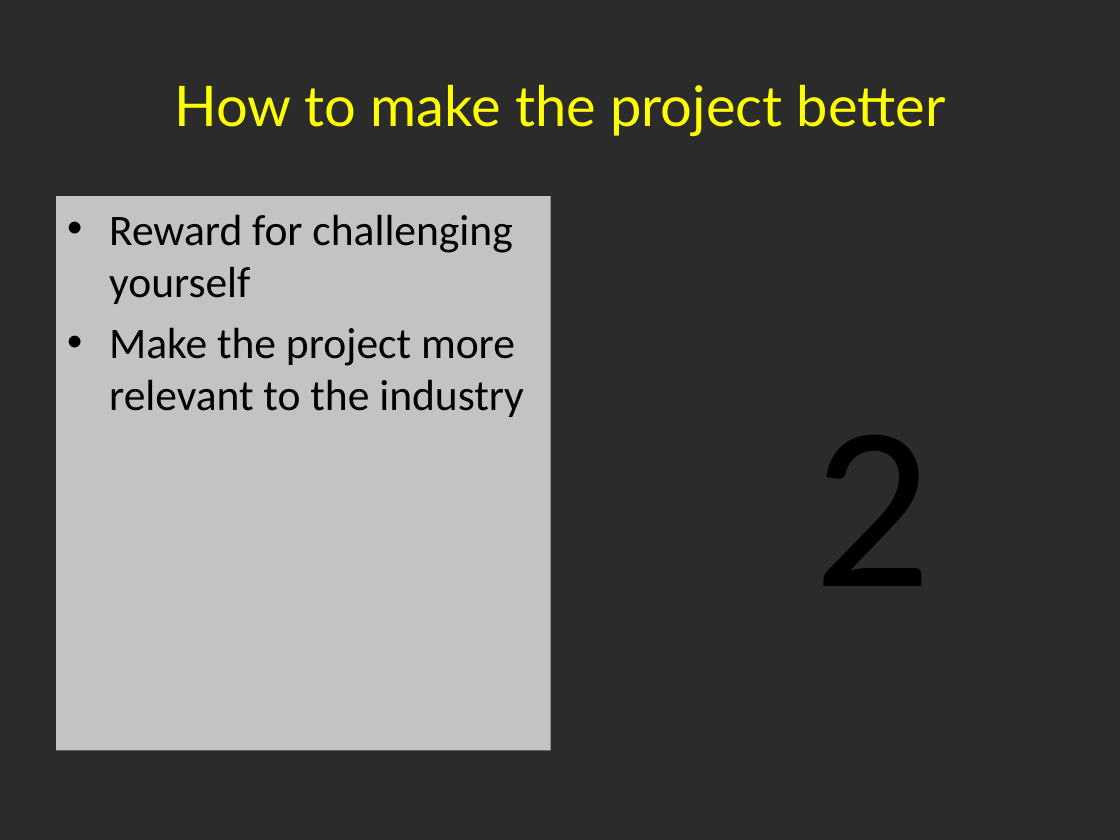
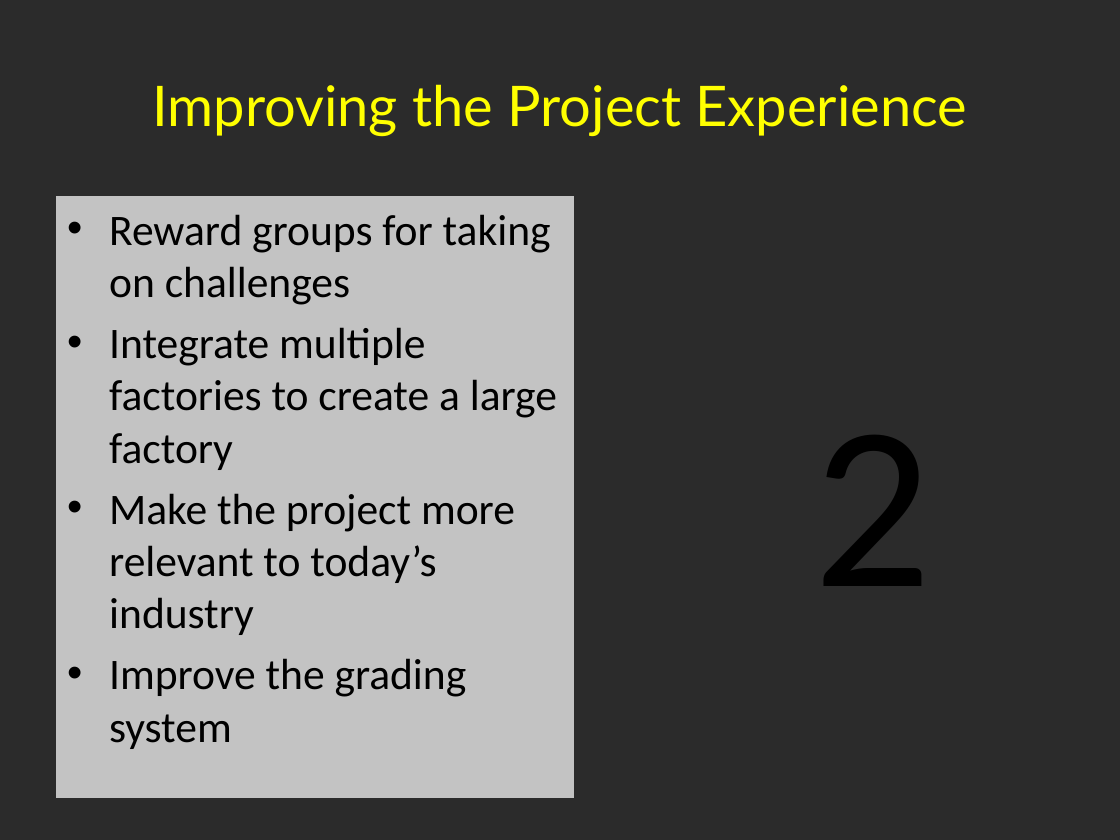
Before and after one commit to shalynnho/pokemonfactory, a slide deck: slide 8 of FactoryPresentation.pptx (slide 7 before the commit). Drawn at 1120x840 pixels with LibreOffice and Linux fonts; fonts in the diff are those of the drawing; background and template pictures are left out; a plain dark background stands for a picture behind light text. Boxes give left, top, right and bottom in pixels: in the first picture for what was removed or moved away, otherwise in the second. Text is boxed around its words. In the diff, an @@ line names an element or a change of style, - is before the commit and + after.

```diff
--- a/FactoryPresentation.pptx
+++ b/FactoryPresentation.pptx
@@ title at bbox=[152, 84, 968, 136]: text changed @@
-How to make the project better
+Improving the Project Experience
@@ text "Reward groups for taking on ...": place and size @@
-text "Reward groups for taking on ..." at bbox=[56, 196, 551, 750]
+text "Reward groups for taking on ..." at bbox=[56, 196, 573, 799]
@@ text at bbox=[109, 214, 557, 749]: text changed @@
-• Reward for challenging yourself
-• Make the project more relevant to the industry
+• Reward groups for taking on challenges
+• Integrate multiple factories to create a large factory
+• Make the project more relevant to today’s industry
+• Improve the grading system
```
Also in this commit, not shown: 6 other slides changed.
